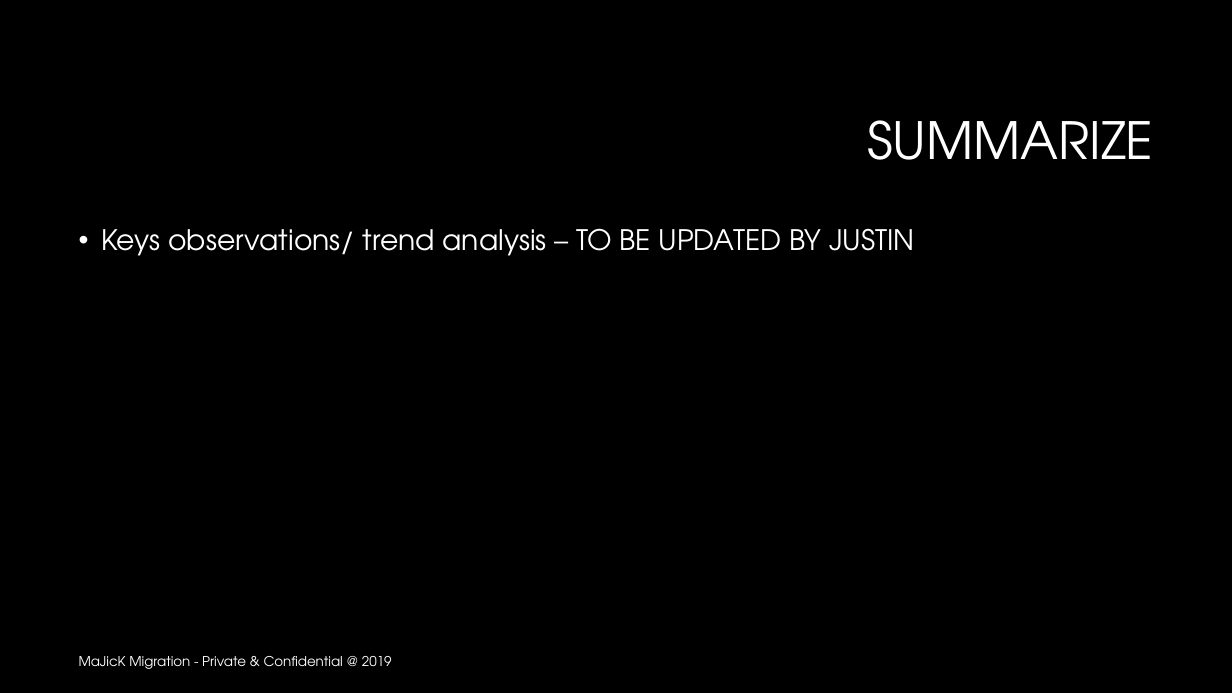
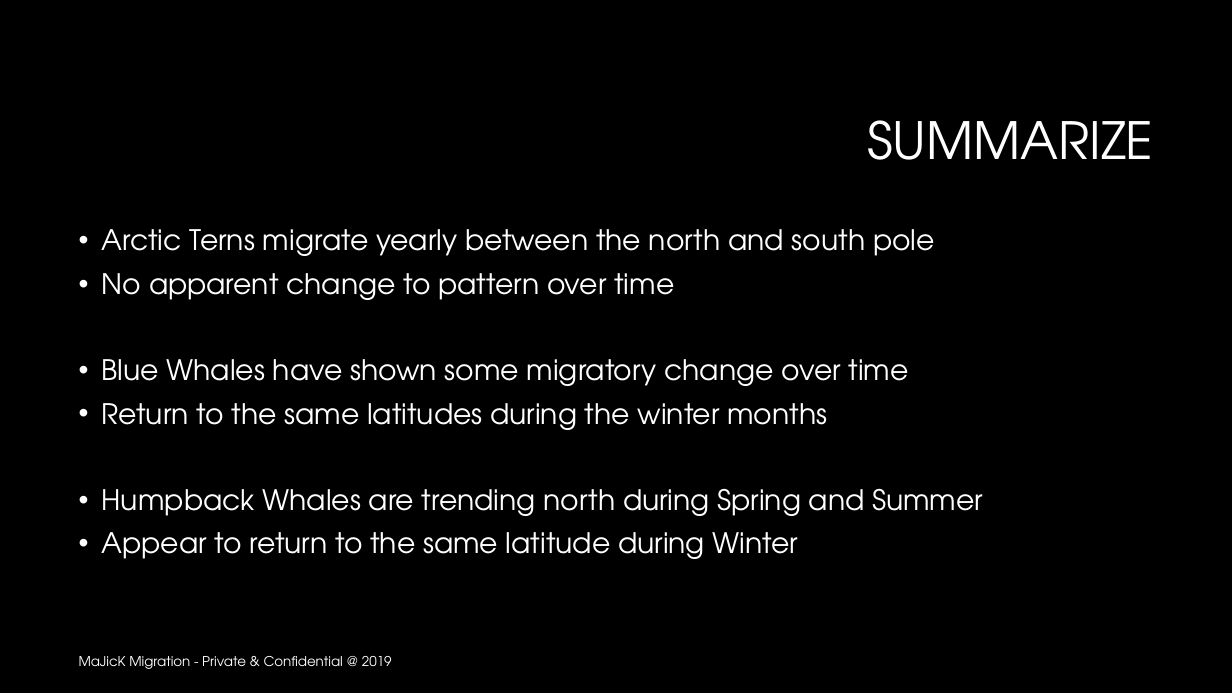
Before and after one commit to trivial-vector/Majick-Migration, a slide deck: slide 11 of Analysis/MaJicK Migration.pptx. Drawn at 1232x693 pixels with LibreOffice and Linux fonts; fonts in the diff are those of the drawing; background and template pictures are left out. Boxes give left, top, right and bottom in pixels: in the first picture for what was removed or moved away, otherwise in the second. Text is boxed around its words. In the diff, an @@ line names an element or a change of style, - is before the commit and + after.

```diff
--- a/Analysis/MaJicK Migration.pptx
+++ b/Analysis/MaJicK Migration.pptx
@@ text at (102, 229, 983, 559): text changed @@
-• Keys observations/ trend analysis – TO BE UPDATED BY JUSTIN
+• Arctic Terns migrate yearly between the north and south pole
+• No apparent change to pattern over time
+• Blue Whales have shown some migratory change over time
+• Return to the same latitudes during the winter months
+• Humpback Whales are trending north during Spring and Summer
+• Appear to return to the same latitude during Winter
```
Also in this commit, not shown: 3 other slides changed, 1 other file.
